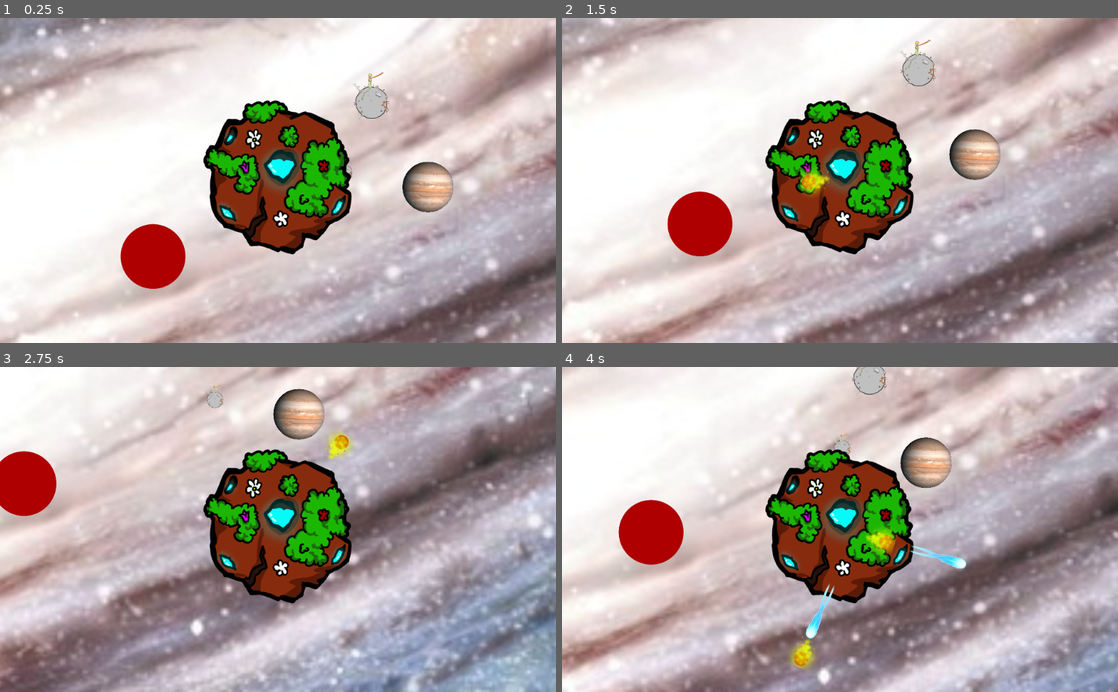
Above: before the commit, frames 1-4 (two rows, left to right).
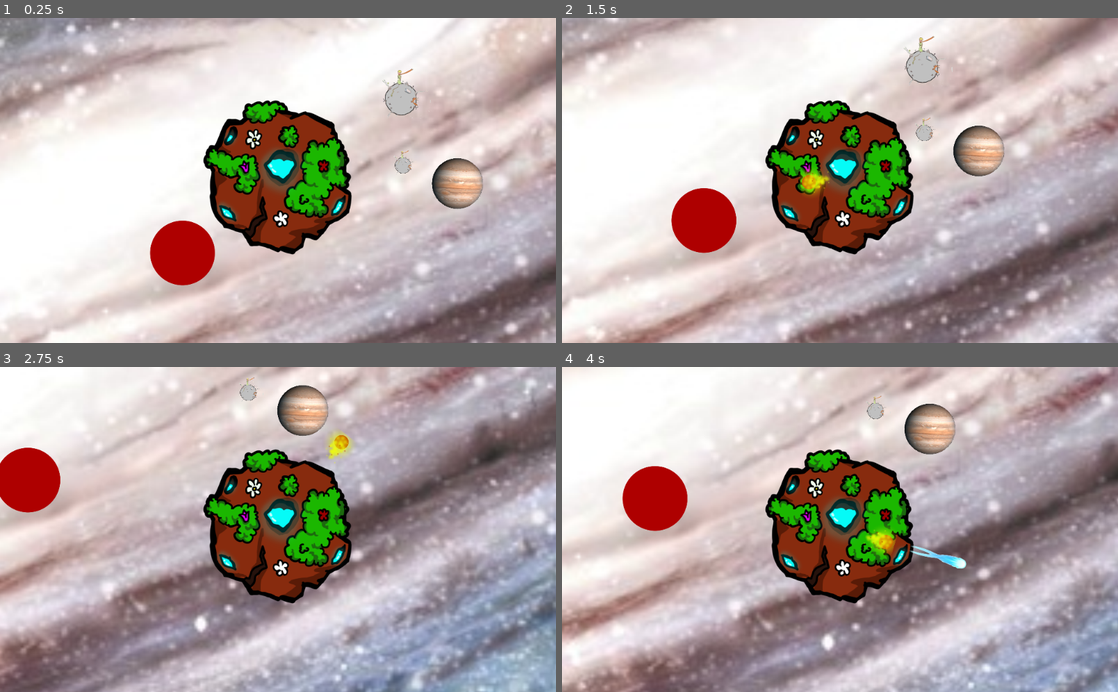
Above: after the commit, the same moments.

Repository: EddieBreeg/bubbles
Game: Godot game, scene res://src/main_scene.tscn
Two runs of this game, one before a commit and one after it. Both use one fixed random seed, a clock stepped at 60 frames per second and the inputs below.
Inputs (mouse positions are in pixels of both pictures, inside the frame that each line leads up to):
- Up to frame 1 (0.25 s): no input
- Up to frame 2 (1.5 s): tap Enter at 0.5 s; move the mouse to (962, 164) at 0.52 s; hold Right (ui_right) 0.53-1.28 s; right-click (962, 164) at 0.6 s; click (962, 164) at 0.8 s; tap Space at 1.25 s; move the mouse to (728, 196) at 1.27 s; hold Down (ui_down) from 1.28 s (still down); click (728, 196) at 1.35 s
- Up to frame 3 (2.75 s): right-click (166, 545) at 1.55 s; move the mouse to (333, 458) at 2.02 s; release Down (ui_down) at 2.03 s; hold Right (ui_right) from 2.03 s (still down); right-click (333, 458) at 2.1 s; click (333, 458) at 2.3 s
- Up to frame 4 (4 s): move the mouse to (812, 594) at 2.77 s; release Right (ui_right) at 2.78 s; hold Up (ui_up) 2.78-3.53 s; click (812, 594) at 2.85 s; right-click (812, 594) at 3.05 s; move the mouse to (1006, 578) at 3.52 s; hold Left (ui_left) from 3.53 s (still down); right-click (1006, 578) at 3.6 s; click (1006, 578) at 3.8 s

The runs differ from the first frame. In frame 1, 23% of the frame differs, in the area x 0-100%, y 0-100%; in frame 2, 4.6%; in frame 3, 7.0%; in frame 4, 54%.

Commit message:
refactor(life_bullet): hitbox

Diff:
--- a/asteroid-proto/src/actors/Player.tscn
+++ b/asteroid-proto/src/actors/Player.tscn
@@ -4,7 +4,7 @@
 [ext_resource path="res://src/actors/Player.gd" type="Script" id=2]
 
 [sub_resource type="CircleShape2D" id=1]
-radius = 157.667
+radius = 283.18
 
 [node name="Player" type="KinematicBody2D"]
 collision_mask = 14
@@ -14,8 +14,8 @@
 current = true
 zoom = Vector2( 2, 2 )
 
+[node name="asteroid2" type="Sprite" parent="."]
+texture = ExtResource( 1 )
+
 [node name="CollisionShape2D" type="CollisionShape2D" parent="."]
 shape = SubResource( 1 )
-
-[node name="asteroid2" type="Sprite" parent="."]
-texture = ExtResource( 1 )
--- a/asteroid-proto/src/projectiles/BulletLife.tscn
+++ b/asteroid-proto/src/projectiles/BulletLife.tscn
@@ -3,9 +3,8 @@
 [ext_resource path="res://src/projectiles/Projectile.gd" type="Script" id=1]
 [ext_resource path="res://assets/life_ball.png" type="Texture" id=2]
 
-[sub_resource type="CapsuleShape2D" id=1]
-radius = 17.7544
-height = 32.9095
+[sub_resource type="CircleShape2D" id=1]
+radius = 15.8121
 
 [node name="BulletLife" type="RigidBody2D"]
 collision_layer = 32
@@ -22,7 +21,7 @@
 texture = ExtResource( 2 )
 
 [node name="Hitbox" type="CollisionShape2D" parent="."]
-position = Vector2( 75.4032, 0.222725 )
+position = Vector2( 93.6583, -0.570976 )
 rotation = 1.5708
 shape = SubResource( 1 )
 
--- a/asteroid-proto/src/projectiles/Projectile.gd
+++ b/asteroid-proto/src/projectiles/Projectile.gd
@@ -11,7 +11,6 @@
 
 # Declare member variables here. Examples:
 var life_time = 3
-
 
 # Called when the node enters the scene tree for the first time.
 func _ready():
@@ -32,6 +31,7 @@
 	if body.is_in_group("EnemyGroup"):
 		print("Hit an enemy")
 	emit_signal('hit')
+
 # func _on_BulletStone_body_entered(body: Node) -> void:
 # 	self.hide()
 # 	if body.is_in_group("EnemyGroup"):
Not shown, removed: asteroid-proto/assets/jupiter.png.import
